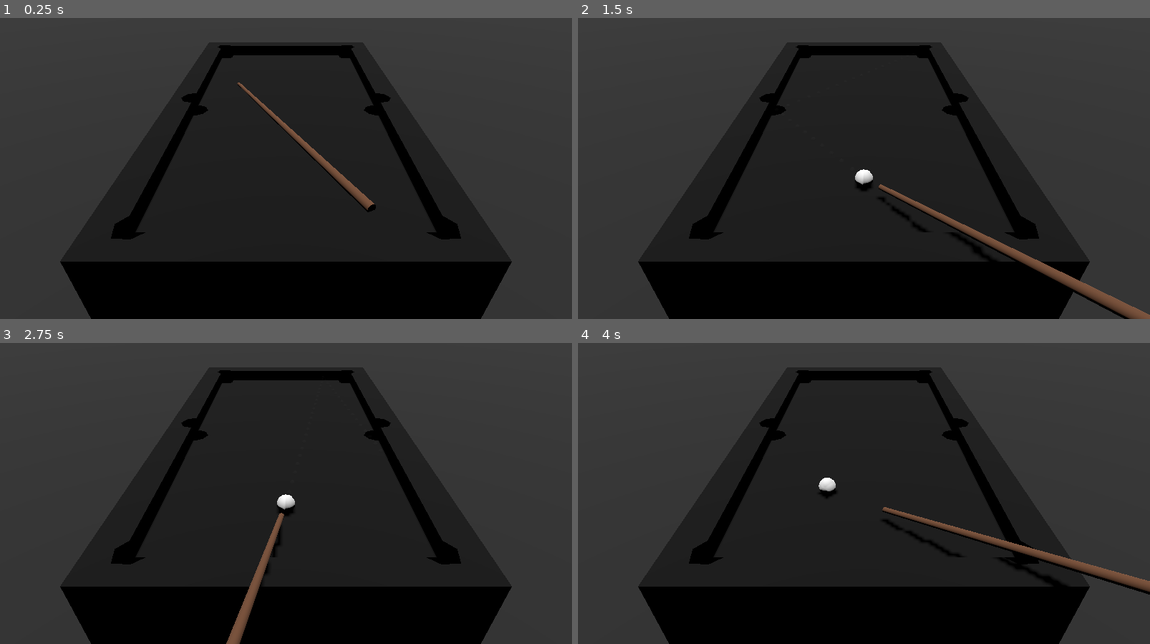
Above: before the commit, frames 1-4 (two rows, left to right).
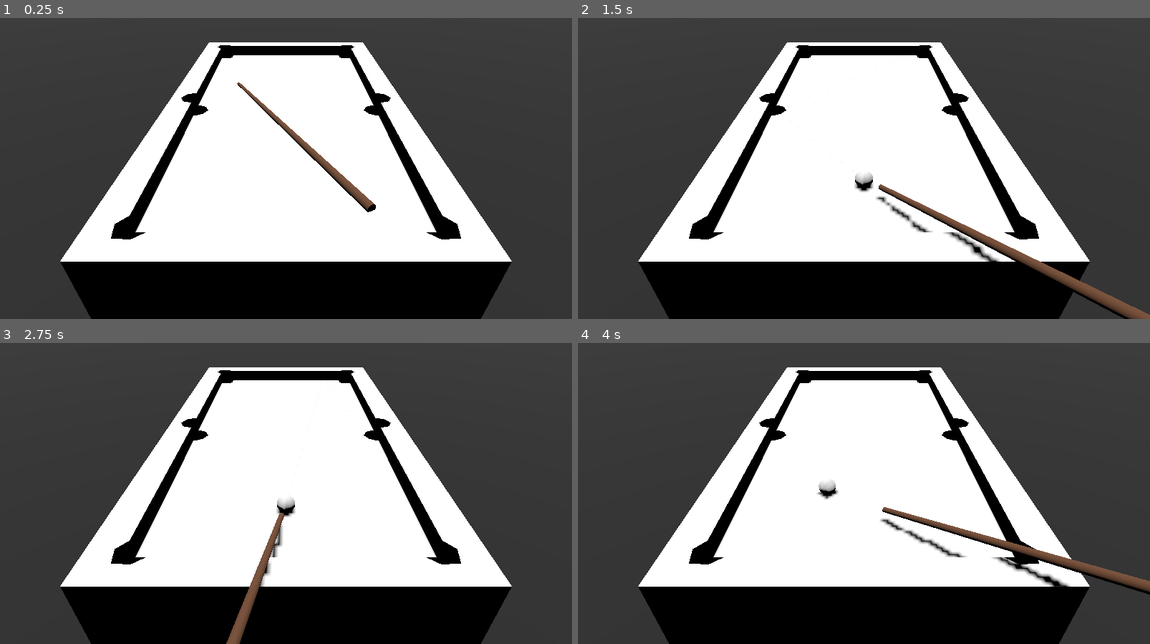
Above: after the commit, the same moments.

Repository: SaraLunaDev/LevelUp_GameJam_JSGS
Game: Godot game, scene res://Scenes/Debug/prueba_rebotes.tscn
The game is run twice, just before and just after one commit, with the same random seed, the same clock (stepped at 60 frames per second) and the same inputs. The project has no main scene, so this scene is started directly.
Inputs (mouse positions are in pixels of both pictures, inside the frame that each line leads up to):
- Up to frame 1 (0.25 s): no input
- Up to frame 2 (1.5 s): tap Enter at 0.5 s; move the mouse to (989, 141) at 0.52 s; click (989, 141) at 0.67 s; tap Space at 1.25 s; move the mouse to (749, 174) at 1.27 s; hold S from 1.28 s (still down)
- Up to frame 3 (2.75 s): move the mouse to (343, 412) at 2.02 s; release S at 2.03 s
- Up to frame 4 (4 s): move the mouse to (835, 547) at 2.77 s; click (835, 547) at 2.92 s; move the mouse to (1035, 532) at 3.52 s; hold S from 3.53 s (still down)

The runs differ from the first frame. In frame 1, 34% of the frame differs, in the area x 10-90%, y 8-81%; in frame 2, 34%; in frame 3, 35%; in frame 4, 34%.

Commit message:
Algo peto y reemplace el Ultimo Commit a Mano

Diff:
--- a/Scenes/Debug/prueba_rebotes.tscn
+++ b/Scenes/Debug/prueba_rebotes.tscn
@@ -11,9 +11,6 @@
 
 [sub_resource type="BoxShape3D" id="BoxShape3D_yucep"]
 size = Vector3(0.292236, 0.597351, 3.24878)
-
-[sub_resource type="StandardMaterial3D" id="StandardMaterial3D_5oubr"]
-albedo_color = Color(0.0338533, 0.0338533, 0.0338533, 1)
 
 [sub_resource type="PlaneMesh" id="PlaneMesh_5oubr"]
 size = Vector2(128, 128)
@@ -47,7 +44,6 @@
 shape = SubResource("BoxShape3D_yucep")
 
 [node name="MesaBillar" parent="BodyBillar" instance=ExtResource("1_5oubr")]
-surface_material_override/0 = SubResource("StandardMaterial3D_5oubr")
 
 [node name="Bar" type="MeshInstance3D" parent="."]
 mesh = SubResource("PlaneMesh_5oubr")
Binary file added: Models/billarScene_mesaBillarUVs.png
Not shown, added: Models/billarScene_mesaBillarUVs.png.import
Binary file added: Models/billarScene_poolStickUVs.png
Not shown, added: Models/billarScene_poolStickUVs.png.import
Not shown: 1 places in Scenes/Debug/prueba_rebotes.tscn that only renumber resources
